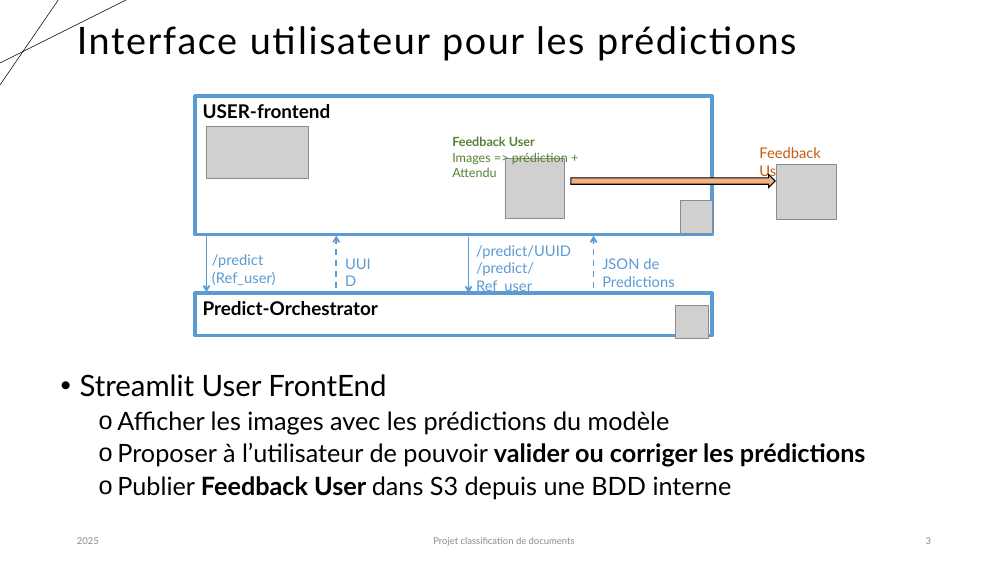
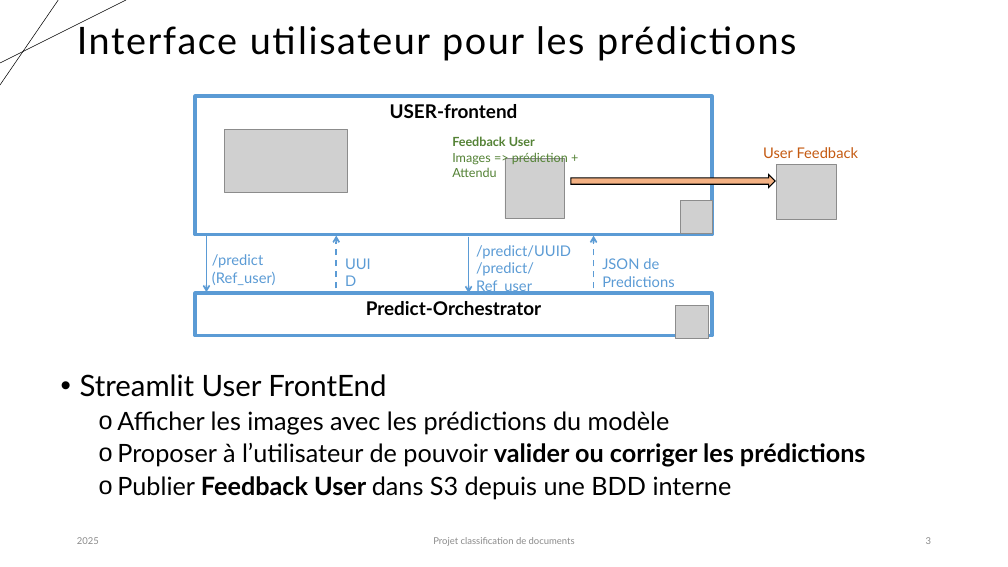
Before and after one commit to karned-formation/SEP24-MLOPS-SAKE, a slide deck: slide 3 of report/Projet_classification_MLOps_Partie3_Aymen.pptx. Drawn at 1008x567 pixels with LibreOffice and Linux fonts; fonts in the diff are those of the drawing; grey boxes stand for pictures. Boxes give left, top, right and bottom in pixels: in the first picture for what was removed or moved away, otherwise in the second. Text is boxed around its words. In the diff, an @@ line names an element or a change of style, - is before the commit and + after.

```diff
--- a/report/Projet_classification_MLOps_Partie3_Aymen.pptx
+++ b/report/Projet_classification_MLOps_Partie3_Aymen.pptx
@@ rectangle "USER-frontend" at (195, 96, 712, 234): alignment left to centre @@
@@ picture: place and size @@
-picture at (206, 127, 308, 179)
+picture at (225, 129, 348, 192)
@@ text at (763, 147, 859, 158): text changed @@
-Feedback User
+User Feedback
@@ rectangle "Predict-Orchestrator" at (195, 293, 712, 336): alignment left to centre @@
```
Also in this commit, not shown: 1 other slide changed, 1 other file.
